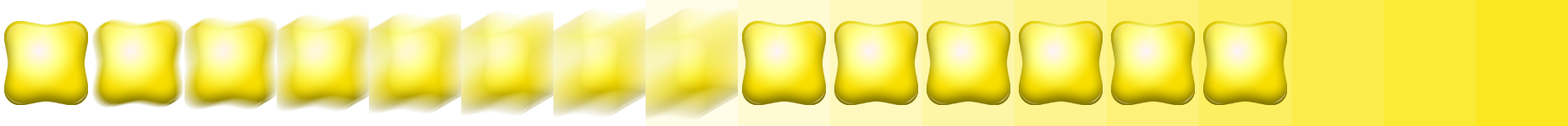
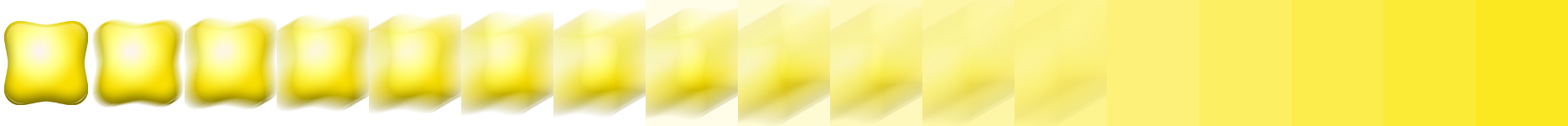
Two versions of the same layered image (1568 x 126). Layer-by-layer changes:
removed layer "Layer 1 copy 7" (1st of 2) over [1203, 20, 1288, 105]
removed layer "Layer 1 copy 7" (2nd of 2) over [1111, 20, 1195, 105]
"Layer 1 copy 6" (1st of 2): opacity 100% → 40%, painted on it over [1014, 0, 1107, 126]
"Layer 1 copy 6" (2nd of 2): opacity 100% → 60%, painted on it over [922, 0, 1015, 125]
"Layer 1 copy 5" (1st of 2): opacity 100% → 80%, painted on it over [830, 2, 923, 124]
painted on "Layer 1 copy 5" (2nd of 2) over [737, 0, 831, 126]
